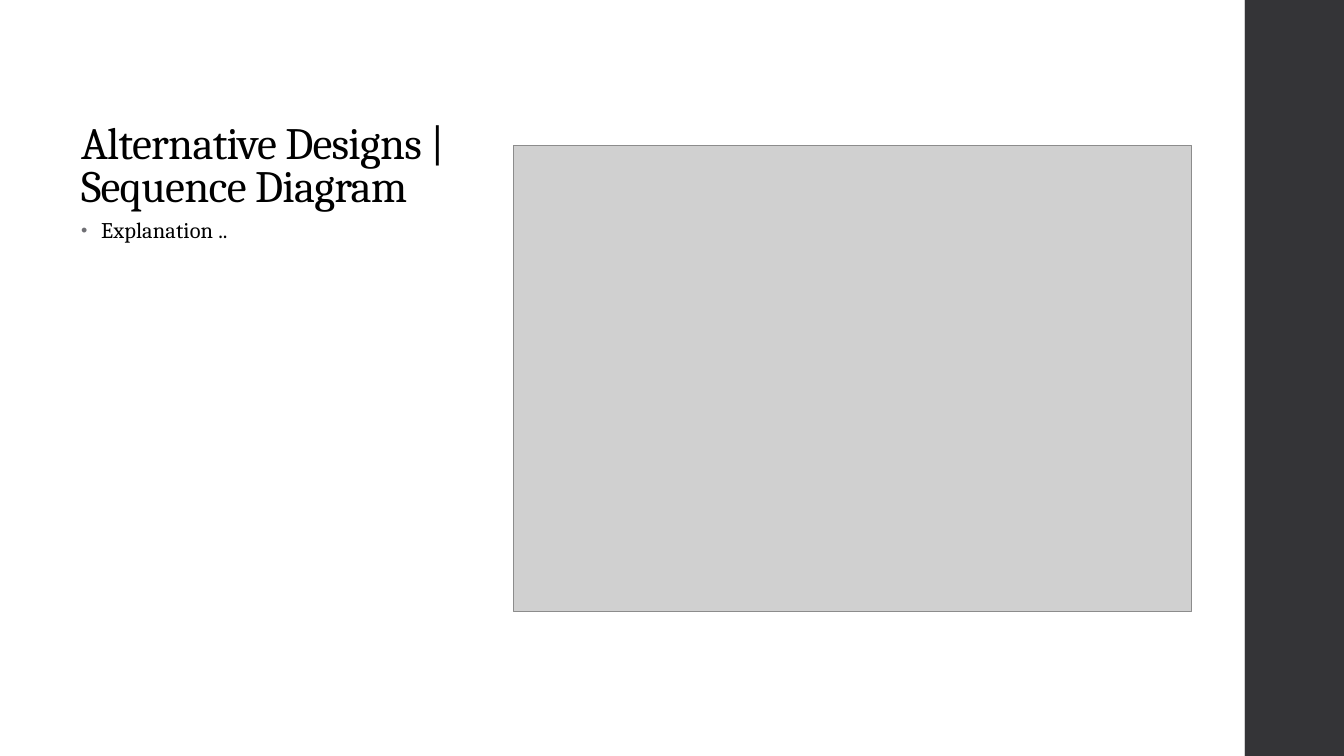
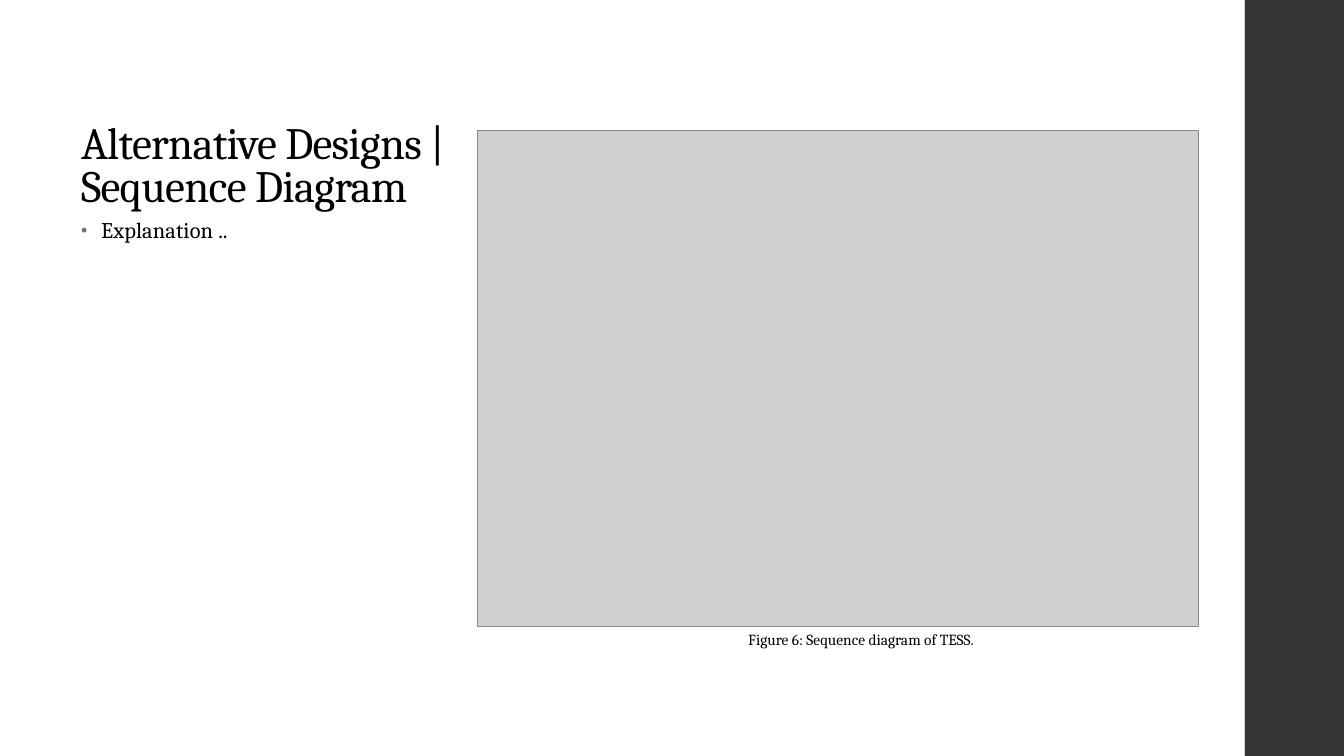
Before and after one commit to dakoval/Sudoku, a slide deck: slide 15 of Project Report/Final Project Report Presentation.pptx (slide 16 before the commit). Drawn at 1344x756 pixels with LibreOffice and Linux fonts; fonts in the diff are those of the drawing; grey boxes stand for pictures. Boxes give left, top, right and bottom in pixels: in the first picture for what was removed or moved away, otherwise in the second. Text is boxed around its words. In the diff, an @@ line names an element or a change of style, - is before the commit and + after.

```diff
--- a/Project Report/Final Project Report Presentation.pptx
+++ b/Project Report/Final Project Report Presentation.pptx
@@ picture resized from (x1=513, y1=145, x2=1192, y2=612) to (x1=478, y1=131, x2=1199, y2=626) @@
@@ text added at (x1=748, y1=634, x2=974, y2=649), 11 pt, text #000000 @@
+Figure 6: Sequence diagram of TESS.
```
Also in this commit, not shown: 15 other slides changed, 5 slides added, 3 slides removed, 4 other files.
